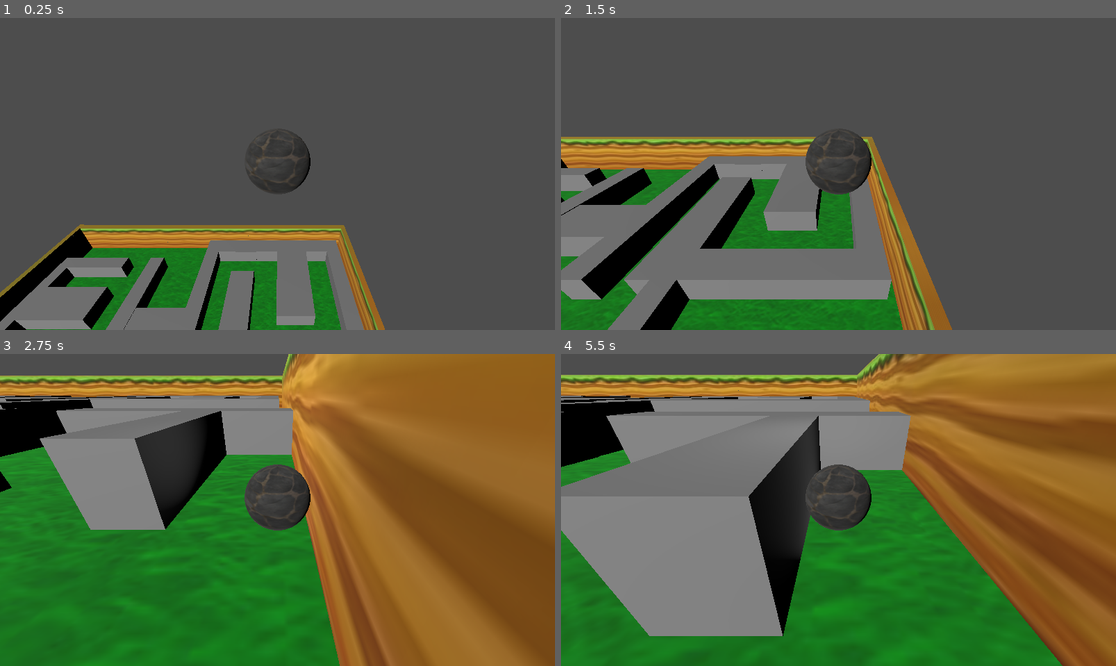
Above: before the commit, frames 1-4 (two rows, left to right).
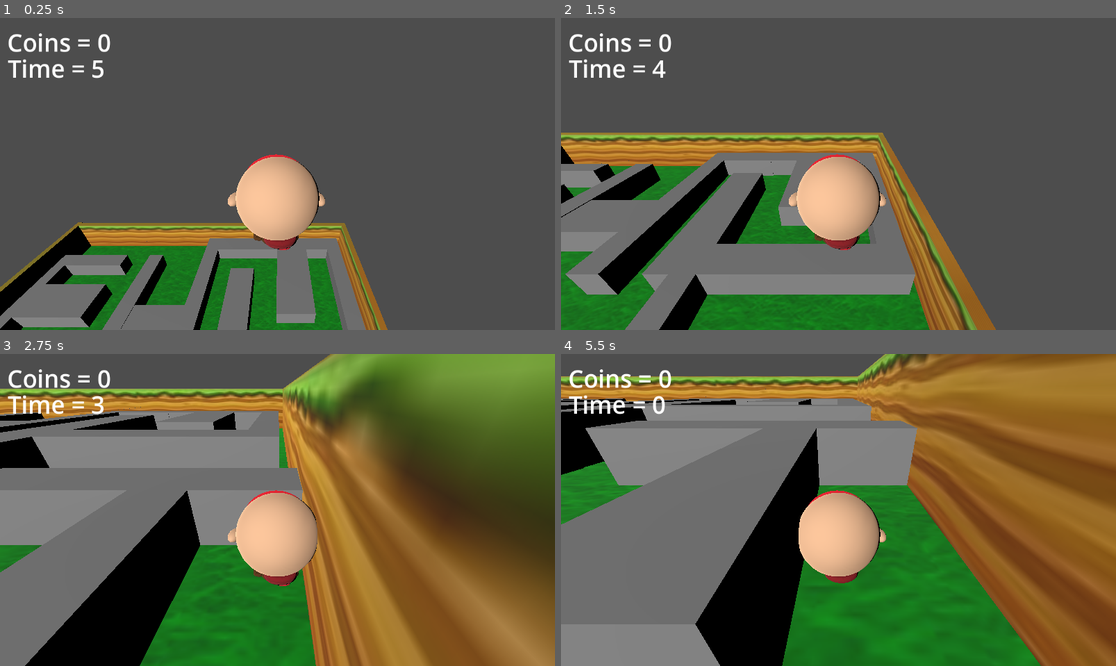
Above: after the commit, the same moments.

Repository: fowrr/real-godot-intro-game
Game: Godot game, scene res://intro.tscn
The game is run twice, just before and just after one commit, with the same random seed, the same clock (stepped at 60 frames per second) and the same inputs.
Inputs:
- Up to frame 1 (0.25 s): no input
- Up to frame 2 (1.5 s): tap Enter (ui_accept) at 0.5, 0.77 s; hold Right (ui_right) 0.53-1.28 s; hold Down (ui_down) from 1.28 s (still down)
- Up to frame 3 (2.75 s): tap Enter (ui_accept) at 1.52 s; release Down (ui_down) at 2.03 s; hold Right (ui_right) from 2.03 s (still down)
- Up to frame 4 (5.5 s): release Right (ui_right) at 2.78 s; hold Up (ui_up) 2.78-3.53 s; tap Enter (ui_accept) at 3.02, 3.77, 4.25, 4.52 s; hold Left (ui_left) 3.53-5.03 s; hold Down (ui_down) from 5.03 s (still down)

The runs differ from the first frame. In frame 1, 9.2% of the frame differs, in the area x 0-70%, y 4-100%; in frame 2, 21%; in frame 3, 72%, in the area x 0-100%, y 0-100%; in frame 4, 37%.

Commit message:
class time
got a timer, got my character working, need it to rotate next

Diff:
--- /dev/null
+++ b/Real jenny.tscn
@@ -0,0 +1,16 @@
+[gd_scene load_steps=3 format=3 uid="uid://dgepko3sivv24"]
+
+[ext_resource type="Script" path="res://CharacterBody3D.gd" id="1_2scqe"]
+[ext_resource type="ArrayMesh" uid="uid://v26npvndik57" path="res://Funky Esboo/tinker.obj" id="2_daaky"]
+
+[node name="Jenny" type="CharacterBody3D"]
+script = ExtResource("1_2scqe")
+
+[node name="CollisionShape3D" type="CollisionShape3D" parent="."]
+
+[node name="CSGSphere3D" type="CSGSphere3D" parent="."]
+
+[node name="Tinker" type="MeshInstance3D" parent="CSGSphere3D"]
+transform = Transform3D(1, 0, 0, 0, -4.37114e-08, 1, 0, -1, -4.37114e-08, 0, -13.6, 0)
+mesh = ExtResource("2_daaky")
+skeleton = NodePath("../..")
--- a/bob.gd
+++ b/bob.gd
@@ -17,32 +17,12 @@
 	if Input.is_action_just_pressed("ui_accept") and is_on_floor():
 		velocity.y = JUMP_VELOCITY
 
-	# Get the input direction and handle the movement/deceleration.
-	# As good practice, you should replace UI actions with custom gameplay actions.
-	#var input_dir = Input.get_vector("ui_left", "ui_right", "ui_up", "ui_down")
-	#var direction = (transform.basis * Vector3(input_dir.x, 0, input_dir.y)).normalized()
-	if Input.is_action_pressed("ui_left"):
-		velocity.x = SPEED
-	elif Input.is_action_pressed("ui_up"):
-			velocity.z = SPEED
-	elif Input.is_action_pressed("ui_down"):
-			velocity.z = -SPEED
-	elif Input.is_action_pressed("ui_right"):
-		velocity.x = -SPEED
-	elif Input.is_action_pressed("ui_down") and Input.is_action_pressed("ui_left"):
-		velocity.z = -SPEED
-		velocity.x = SPEED
-	elif Input.is_action_pressed("ui_up") and Input.is_action_pressed("ui_left"):
-		velocity.z = SPEED
-		velocity.x = SPEED
-	elif Input.is_action_pressed("ui_up") and Input.is_action_pressed("ui_right"):
-		velocity.z = SPEED
-		velocity.x = -SPEED
-	elif Input.is_action_pressed("ui_right") and Input.is_action_pressed("ui_down"):
-		velocity.z = -SPEED
-		velocity.x = -SPEED
+	var input_dir = Input.get_vector("ui_left", "ui_right", "ui_up", "ui_down")
+	var direction = (transform.basis * Vector3(input_dir.x, 0, input_dir.y)).normalized()
+	if direction:
+		velocity.x = direction.x * -SPEED
+		velocity.z = direction.z * -SPEED
 	else:
 		velocity.x = move_toward(velocity.x, 0, SPEED)
 		velocity.z = move_toward(velocity.z, 0, SPEED)
-
 	move_and_slide()
--- a/bob.tscn
+++ b/bob.tscn
@@ -1,28 +1,20 @@
-[gd_scene load_steps=5 format=3 uid="uid://c0lok6g2yht6x"]
+[gd_scene load_steps=3 format=3 uid="uid://c0lok6g2yht6x"]
 
-[ext_resource type="Texture2D" uid="uid://dyfniun2083if" path="res://textures/Tiles093_1K-JPG_Color.jpg" id="1_5jjii"]
+[ext_resource type="ArrayMesh" uid="uid://v26npvndik57" path="res://Funky Esboo/tinker.obj" id="1_nhu5u"]
 
-[sub_resource type="StandardMaterial3D" id="StandardMaterial3D_3exil"]
-albedo_texture = ExtResource("1_5jjii")
-
-[sub_resource type="SphereMesh" id="SphereMesh_n0cen"]
-
-[sub_resource type="BoxShape3D" id="BoxShape3D_v54ho"]
+[sub_resource type="BoxShape3D" id="BoxShape3D_rreyg"]
 
 [node name="bob" type="CharacterBody3D"]
-transform = Transform3D(1, 0, 0, 0, 1, 0, 0, 0, 1, -12.35, 11.1, 1.93715e-07)
+transform = Transform3D(1.2, 0, 0, 0, 1.2, 0, 0, 0, 1.2, -12.35, 11.5, 1.93715e-07)
 
-[node name="MeshInstance3D" type="MeshInstance3D" parent="."]
-transform = Transform3D(1, 0, 0, 0, 1, 0, 0, 0, 1, 0, 0.6, 0.6)
-material_override = SubResource("StandardMaterial3D_3exil")
-mesh = SubResource("SphereMesh_n0cen")
+[node name="CSGSphere3D" type="CSGSphere3D" parent="."]
+transform = Transform3D(1, 0, 0, 0, 0.96, 0, 0, 0, 1, 0, 0, 0)
+radius = 0.001
+
+[node name="MeshInstance3D" type="MeshInstance3D" parent="CSGSphere3D"]
+transform = Transform3D(0.037752, 0, 0, 0, 0.039325, 0, 0, 0, 0.037752, 0, -0.208333, -0.5)
+mesh = ExtResource("1_nhu5u")
+skeleton = NodePath("../..")
 
 [node name="CollisionShape3D" type="CollisionShape3D" parent="."]
-transform = Transform3D(1, 0, 0, 0, 1, 0, 0, 0, 1, 0, 0.6, 0.6)
-shape = SubResource("BoxShape3D_v54ho")
-
-[node name="SpotLight3D" type="SpotLight3D" parent="."]
-transform = Transform3D(-1, -3.82137e-15, 8.74228e-08, -8.74228e-08, 4.37114e-08, -1, 0, -1, -4.37114e-08, 0, -1.6, 1.4)
-
-[node name="SpotLight3D2" type="SpotLight3D" parent="."]
-transform = Transform3D(1, -8.74228e-08, -8.74228e-08, 8.74228e-08, -4.37114e-08, 1, -8.74228e-08, -1, -4.37114e-08, 0, 4.4, 1)
+shape = SubResource("BoxShape3D_rreyg")
--- /dev/null
+++ b/coin label.gd
@@ -0,0 +1,18 @@
+extends Label
+
+var coinCount = 0
+
+# Called when the node enters the scene tree for the first time.
+func _ready():
+	pass # Replace with function body.
+
+
+# Called every frame. 'delta' is the elapsed time since the previous frame.
+func _process(delta):
+	pass
+
+
+func _on_coin_coin_collected():
+	coinCount += 1
+	text = "Coins = " + str(coinCount)
+	print("Collected")
--- a/coin.tscn
+++ b/coin.tscn
@@ -7,7 +7,6 @@
 [node name="Area3D" type="Area3D"]
 
 [node name="CollisionShape3D" type="CollisionShape3D" parent="."]
-transform = Transform3D(1, 0, 0, 0, 0.6, 0, 0, 0, 1, 0, 0, 0)
 shape = SubResource("BoxShape3D_v3kwv")
 
 [node name="MeshInstance3D" type="MeshInstance3D" parent="."]
--- a/intro.tscn
+++ b/intro.tscn
@@ -1,10 +1,13 @@
-[gd_scene load_steps=9 format=3 uid="uid://07utrn1em5wq"]
+[gd_scene load_steps=12 format=3 uid="uid://07utrn1em5wq"]
 
 [ext_resource type="Texture2D" uid="uid://bw62s12sqbrba" path="res://textures/grass texture godot.jpg" id="1_46jyq"]
 [ext_resource type="Texture2D" uid="uid://dlxgxw7hl3h4e" path="res://textures/mario grass-ground texture.jpg" id="2_bjuts"]
 [ext_resource type="PackedScene" uid="uid://c0lok6g2yht6x" path="res://bob.tscn" id="3_r1tvm"]
 [ext_resource type="Script" path="res://bob.gd" id="4_x1hif"]
 [ext_resource type="PackedScene" uid="uid://b2l1obwd3u8lt" path="res://coin.tscn" id="5_8fiyq"]
+[ext_resource type="Script" path="res://coin label.gd" id="5_smnps"]
+[ext_resource type="Script" path="res://time label.gd" id="6_y3lyr"]
+[ext_resource type="Script" path="res://newcoin.gd" id="7_0vkbb"]
 
 [sub_resource type="StandardMaterial3D" id="StandardMaterial3D_52gln"]
 albedo_texture = ExtResource("1_46jyq")
@@ -53,7 +56,7 @@
 script = ExtResource("4_x1hif")
 
 [node name="Camera3D" type="Camera3D" parent="jennifer"]
-transform = Transform3D(-1, 4.37114e-08, -7.57104e-08, 0, 0.866025, 0.5, 8.74228e-08, 0.5, -0.866025, 0, 2, -2.2)
+transform = Transform3D(-1, 4.37114e-08, -7.57104e-08, 0, 0.866025, 0.5, 8.74228e-08, 0.5, -0.866025, 0, 1.6, -2.2)
 
 [node name="maze walls" type="Node3D" parent="."]
 transform = Transform3D(1.2, 0, 0, 0, 1, 0, 0, 0, 1.155, 2.4, -0.2, 2.6)
@@ -184,4 +187,45 @@
 operation = 2
 size = Vector3(8.8, 1.6, 2.4)
 
-[node name="Area3D" parent="." instance=ExtResource("5_8fiyq")]
+[node name="HUD" type="Control" parent="."]
+layout_mode = 3
+anchors_preset = 0
+offset_right = 1155.0
+offset_bottom = 646.0
+
+[node name="coin label" type="Label" parent="HUD"]
+layout_mode = 0
+offset_left = 15.0
+offset_top = 16.0
+offset_right = 84.0
+offset_bottom = 42.0
+theme_override_font_sizes/font_size = 50
+text = "Coins = 0"
+script = ExtResource("5_smnps")
+
+[node name="time label" type="Label" parent="HUD"]
+layout_mode = 0
+offset_left = 16.0
+offset_top = 70.0
+offset_right = 257.0
+offset_bottom = 142.0
+theme_override_font_sizes/font_size = 50
+text = "Time = 5"
+script = ExtResource("6_y3lyr")
+
+[node name="Timer" type="Timer" parent="HUD/time label"]
+autostart = true
+
+[node name="Coin" parent="." instance=ExtResource("5_8fiyq")]
+transform = Transform3D(1, 0, 0, 0, 1, 0, 0, 0, 1, 0, 1.8, 0)
+script = ExtResource("7_0vkbb")
+
+[node name="Timer" type="Timer" parent="Coin"]
+wait_time = 5.0
+one_shot = true
+autostart = true
+
+[connection signal="timeout" from="HUD/time label/Timer" to="HUD/time label" method="_on_timer_timeout"]
+[connection signal="body_entered" from="Coin" to="Coin" method="_on_body_entered"]
+[connection signal="coinCollected" from="Coin" to="HUD/coin label" method="_on_coin_coin_collected"]
+[connection signal="timeout" from="Coin/Timer" to="Coin" method="_on_timer_timeout"]
--- /dev/null
+++ b/newcoin.gd
@@ -0,0 +1,22 @@
+extends Area3D
+signal coinCollected
+
+# Called when the node enters the scene tree for the first time.
+func _ready():
+	pass # Replace with function body.
+
+
+# Called every frame. 'delta' is the elapsed time since the previous frame.
+func _process(delta):
+	pass
+
+
+
+
+func _on_body_entered(body):
+	emit_signal("coinCollected")
+	queue_free()
+
+
+func _on_timer_timeout():
+	visible = false
--- /dev/null
+++ b/time label.gd
@@ -0,0 +1,21 @@
+extends Label
+
+var timeLeft = 5
+
+# Called when the node enters the scene tree for the first time.
+func _ready():
+	pass # Replace with function body.
+
+
+# Called every frame. 'delta' is the elapsed time since the previous frame.
+func _process(delta):
+	pass
+
+
+
+
+func _on_timer_timeout():
+	timeLeft -= 1
+	text = "Time = " + str(timeLeft)
+	if timeLeft == 0:
+		$Timer.stop()
Renamed: coin.gd -> CharacterBody3D.gd
Not shown, changed: Funky Esboo/obj.mtl
Not shown, changed: Funky Esboo/tinker.obj
Not shown, changed: Funky Esboo/tinker.obj.import
Not shown, removed: Funky Esboo.zip
